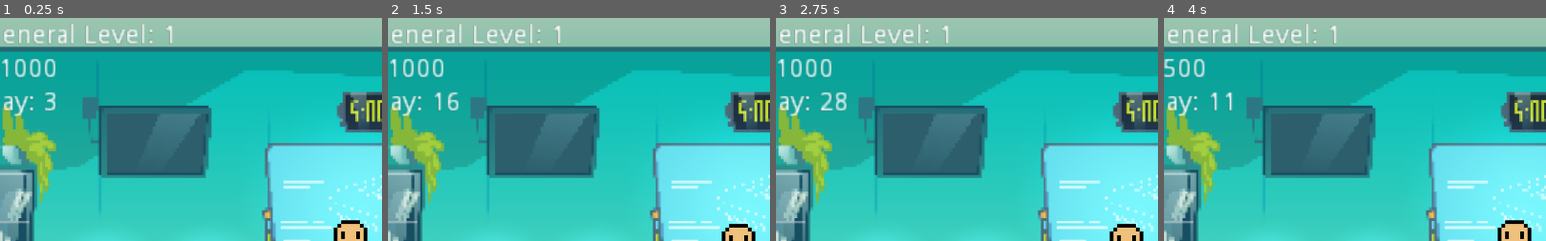
Above: before the commit, frames 1-4 (left to right).
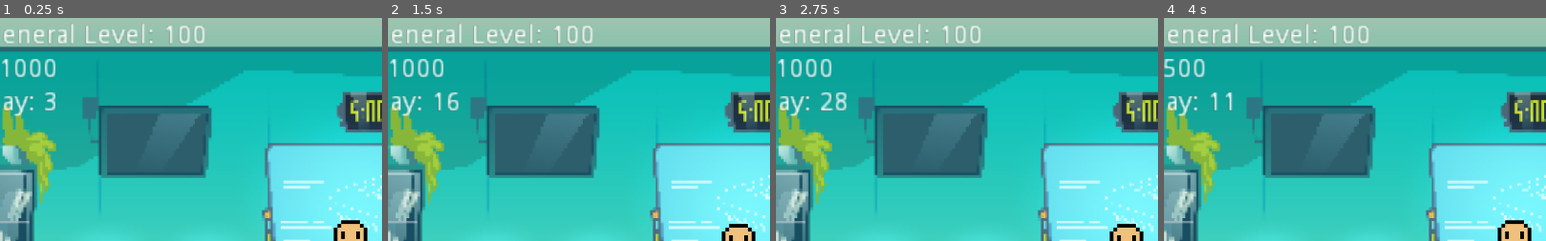
Above: after the commit, the same moments.

Repository: IgorSFG/IP-GAME
Game: Godot game, scene res://Main.tscn
Same seed, same stepped clock (60 frames per second), same inputs: the game is played once before the commit and once after it.
Inputs:
- Up to frame 1 (0.25 s): no input
- Up to frame 2 (1.5 s): tap Enter at 0.5 s; tap Space at 1.25 s
- Up to frame 3 (2.75 s): no input
- Up to frame 4 (4 s): tap Enter at 3.5 s
The pictures show only the part of the screen within x 4-54%, y 2-52%; the shares and areas given below are measured in that part.

The runs differ from the first frame. In frame 1, 0.3% of the frame differs, in the area x 47-54%, y 3-12%; in frame 2, 0.3%; in frame 3, 0.3%; in frame 4, 0.3%.

Commit message:
Aprender Assuntos

Diff:
--- a/IPGodot/Contents.gd
+++ b/IPGodot/Contents.gd
@@ -1,16 +1,23 @@
 extends Node
-class_name Contents
 
 # Search
-const IPcontent = ["What is a IP.",
-"IP Types.",
-"Why IP is important.",
-"How identify a IP.",
+const IPcontent = ["What is a IP",
+"IP Types",
+"Why IP is important",
+"How identify a IP",
 "How protect a IP",
-"How comercialize a IP.",
-"IP violation."]
+"How comercialize a IP",
+"IP violation"]
 
 const DEVcontent = ["Book", "Art", "App", "Music", "Mark", "Patent"]
+
+const LRNcontent = ["Intellectual property refers to the rights that creators have over their creations and inventions. These rights allow them to have control and ownership of their intellectual works, such as writings, music, images, designs and technological innovations.",
+"Intellectual property can be such as copyrights, trademarks, patents, industrial designs, trade secrets and plant varieties. Copyright protects literary, artistic and musical works, while trademarks protect symbols, logos and names used in commerce. Patents, on the other hand, protect inventions and industrial designs protect the visual aspects of industrial products. Trade secrets protect confidential business information and plant varieties protect new and distinct varieties of plants.",
+"Intellectual property is important because it encourages creativity and innovation. It promotes economic, cultural and social development, preserving cultural diversity and intangible heritage and ensuring public safety and health. Copyright protection contributes to fair remuneration for creative work and encourages the production of new ideas.",
+"To identify intellectual property, you should start by determining what type of intellectual property you have, such as a trademark, patent, copyright, industrial design or trade secret. You can then conduct a search to see if someone else has already registered a similar intellectual property. It's also important to keep records of the creation and ownership of the intellectual property, including dates and any contracts or agreements related to it.",
+"Protecting intellectual property involves taking steps to prevent others from using, copying or distributing your creation without permission. Some ways to protect intellectual property include registering trademarks and patents, using copyright notices on works, using confidentiality agreements for trade secrets, and taking legal action against those who infringe your rights.",
+"Commercializing intellectual property can involve licensing, selling, or franchising your intellectual property. Respectively, involves granting permission, selling and allowing use under brand and business model. It's important to carefully consider the terms of any commercialization agreements and seek legal advice to ensure your rights are protected.",
+"Violations of intellectual property occur when someone uses, copies, or distributes another person's intellectual creation without proper authorization or payment. They can have serious consequences, including legal action, fines, and damages, and can negatively impact owners of intellectual property. It is crucial to respect and protect intellectual property to ensure continued innovation and creativity."]
 
 # Feelings:
 const introduce = "Let's develop something. I need gain some momey or I will break at the end of the month..."
--- a/IPGodot/Contents.tscn
+++ b/IPGodot/Contents.tscn
@@ -3,8 +3,8 @@
 [ext_resource path="res://Contents.gd" type="Script" id=1]
 
 [node name="Contents" type="Panel"]
-margin_right = 71.0
-margin_bottom = 5.0
+margin_right = 75.0
+margin_bottom = 10.0
 script = ExtResource( 1 )
 __meta__ = {
 "_edit_use_anchors_": false
@@ -14,9 +14,20 @@
 margin_right = 280.0
 margin_bottom = 20.0
 rect_scale = Vector2( 0.25, 0.25 )
-text = "Item"
 flat = true
 align = 0
 __meta__ = {
 "_edit_use_anchors_": false
 }
+
+[node name="Text" type="Label" parent="ContentButton"]
+margin_left = 8.0
+margin_top = 8.0
+margin_right = 229.0
+margin_bottom = 34.0
+rect_scale = Vector2( 1.25, 1.25 )
+text = "Item"
+autowrap = true
+__meta__ = {
+"_edit_use_anchors_": false
+}
--- a/IPGodot/Main.gd
+++ b/IPGodot/Main.gd
@@ -6,6 +6,7 @@
 #Search/Dev
 const DEVcontent = listcontents.DEVcontent
 const IPcontent = listcontents.IPcontent
+const LRNcontent = listcontents.LRNcontent
 
 #Feelings
 const intro = listcontents.introduce
@@ -14,23 +15,19 @@
 
 const daytime = 0.1
 
-var devcontent = []
-var ipcontent = []
+var contents = []
 
 var timer = Timer.new()
 var day = 1
 
 signal daypassed(day)
+signal contentDeveloped(content)
 
 func _ready():
-	$Panel.visible = false
-	$Dialogue.visible = false
-	timing("timeLefting", daytime, false)
-
-func timing(_func, time, shot):
-	timer.connect("timeout",self,_func)
-	timer.wait_time = time
-	timer.one_shot = shot
+	_invisible()
+	timer.connect("timeout",self,"timeLefting")
+	timer.wait_time = daytime
+	timer.one_shot = false
 	add_child(timer)
 	timer.start()
 
@@ -47,57 +44,74 @@
 func add_content(value, context):
 	var content = ListContents.instance()
 	var contentButton = content.get_node("ContentButton")
-	contentButton.text = value
+	var contentText = content.get_node("ContentButton/Text")
+	contentText.text = str(value)
 
-	if context == "search": contentButton.connect("pressed", self, "contentSearch", [contentButton.text])
-	elif context == "develop": contentButton.connect("pressed", self, "contentDevelop", [contentButton.text])
+	if context == "search": contentButton.connect("pressed", self, "contentSearched", [contentText.text])
+	elif context == "develop": contentButton.connect("pressed", self, "contentDeveloped", [contentText.text])
 
 	content.rect_min_size = Vector2(75,5)
 	$Panel/Scroll/List.add_child(content)
 
-func contentSearch(content):
+func contentSearched(content):
 	print("Searching...")
-	if devcontent.has(content): return
-	devcontent.append(content)
-	DEVcontent.erase(content)
-	IPcontent.erase(content)
+	if contents.has(content) or contents.has(content): return
+	contents.append(content)
+	_invisible()
+	contentLearned(content)
 
-func contentDevelop(content):
-	pass
+func contentDeveloped(content):
+	emit_signal("contentDeveloped", content)
+
+
+func contentLearned(content):
+		if IPcontent.has(content):
+			var pos = IPcontent.find(content)
+			add_content(LRNcontent[pos], "0")
+			$Panel.visible = true
+
 
 func _on_Player_search_pressed(level):
-	$Panel.visible = true
-
 	var count = 0
 	for dev in DEVcontent:
-		add_content(dev, "search")
-		count += 1
+		if level >= count:
+			if !contents.has(dev):
+				add_content(dev, "search")
+		count += 5
 
-	count = 0
+	count = 10
 	for ip in IPcontent:
-		add_content(ip, "search")
-		count += 1
+		if level >= count:
+			if !contents.has(ip):
+				add_content(ip, "search")
+		count += 10
+
+	$Panel.visible = true
 
 func _on_Player_develop_pressed(level, namee):
 	print("Develop Pressed")
-	if devcontent.empty():
+	if contents.empty():
 		showDialogue(miss[0], namee)
 		return
 
-	var count = 0
-	for dev in devcontent:
-		add_content(dev, "develop")
-		count += 1
-
-
+	for dev in contents:
+		if !IPcontent.has(dev):
+			add_content(dev, "develop")
 
 	$Panel.visible = true
 
 
+func _invisible():
+	$Panel.visible = false
+	$Dialogue.visible = false
+	$Player/Actions. visible = false
+	for child in $Panel/Scroll/List.get_child_count():
+		$Panel/Scroll/List.get_child(child).queue_free()
+
 
 func _on_ExitButton_button_down():
-	$Panel.visible = false
-	$Dialogue.visible = false
-	$Player/Actions.visible = false
-	for child in $Panel/Scroll/List.get_child_count():
-		$Panel/Scroll/List.get_child(child).queue_free()
+	_invisible()
+
+
+func _on_Player__invisible():
+	_invisible()
--- a/IPGodot/Main.tscn
+++ b/IPGodot/Main.tscn
@@ -71,7 +71,9 @@
 
 [node name="List" type="VBoxContainer" parent="Panel/Scroll"]
 
+[connection signal="contentDeveloped" from="." to="Player" method="_on_Main_contentDeveloped"]
 [connection signal="daypassed" from="." to="Player" method="_on_Main_daypassed"]
 [connection signal="button_down" from="ExitButton" to="." method="_on_ExitButton_button_down"]
+[connection signal="_invisible" from="Player" to="." method="_on_Player__invisible"]
 [connection signal="develop_pressed" from="Player" to="." method="_on_Player_develop_pressed"]
 [connection signal="search_pressed" from="Player" to="." method="_on_Player_search_pressed"]
--- a/IPGodot/Player.gd
+++ b/IPGodot/Player.gd
@@ -4,51 +4,68 @@
 signal develop_pressed
 signal feelings_pressed
 signal historic_pressed
+signal _invisible
 
 var namee = ""
 var money = 1000
-var generalLevel = 1
-var bookLevel = 0
-var artLevel = 0
-var appLevel = 0
-var musicLevel = 0
-var markLevel = 0
-var patentLevel = 0
+var generallevel = 100
+var booklevel = 0
+var artlevel = 0
+var applevel = 0
+var musiclevel = 0
+var marklevel = 0
+var patentlevel = 0
 
 # Called when the node enters the scene tree for the first time.
 func _ready():
 	$Actions.visible = false
+	$HUD/GridContainer/GeneralLevel.text = "General Level: " + str(generallevel)
 	$HUD/GridContainer/Money.text = "$" + str(money)
 	$HUD/GridContainer/Day.text = "Day: 1"
 	$PlayerArt/AnimationPlayer.play("Idle")
 
-#func _process(delta):
-#	pass
+func levelUP(level, xp):
+	level += xp
+	generallevel += xp
+	$HUD/GridContainer/GeneralLevel.text = "General Level: " + str(generallevel)
+	gainMoney(100*level)
+	return level
+
+func gainMoney(gain):
+	money = round(money + gain)
+	$HUD/GridContainer/Money.text = "$" + str(money)
 
 func payMoney(pay):
 	money = round(money - pay)
 	$HUD/GridContainer/Money.text = "$" + str(money)
-
 
 func _on_Main_daypassed(day):
 	$HUD/GridContainer/Day.text = "Day: " + str(day)
 	if day >= 30:
 		payMoney(500)
 
-func _on_GoActions_toggled(button_pressed):
-	if $Actions.visible == false: $Actions.visible = true
-	else: $Actions.visible = false
+func _on_GoActions_toggled(_button_pressed):
+	$Actions.visible = true
 
 func _on_Search_button_down():
-	emit_signal("search_pressed", [generalLevel])
+	emit_signal("search_pressed", generallevel)
 
 
 func _on_Develop_button_down():
-	emit_signal("develop_pressed", [generalLevel], [namee])
+	emit_signal("develop_pressed", generallevel, namee)
+
+func _on_Main_contentDeveloped(content):
+	if content == "Book": booklevel = levelUP(booklevel, 1)
+	elif content == "Art": artlevel = levelUP(artlevel, 1)
+	elif content == "App": applevel = levelUP(applevel, 1)
+	elif content == "Music": musiclevel = levelUP(musiclevel, 1)
+	elif content == "Mark": marklevel = levelUP(marklevel, 1)
+	elif content == "Patent": patentlevel = levelUP(patentlevel, 1)
+	emit_signal("_invisible")
 
 
 func _on_Feelings_button_down():
-	emit_signal("feelings_pressed", [namee])
+	emit_signal("feelings_pressed", namee)
 
 
 func _on_Historic_button_down():
--- a/IPGodot/project.godot
+++ b/IPGodot/project.godot
@@ -7,16 +7,6 @@
 ;   param=value ; assign values to parameters
 
 config_version=4
-
-_global_script_classes=[ {
-"base": "Node",
-"class": "Contents",
-"language": "GDScript",
-"path": "res://Contents.gd"
-} ]
-_global_script_class_icons={
-"Contents": ""
-}
 
 [application]
 
